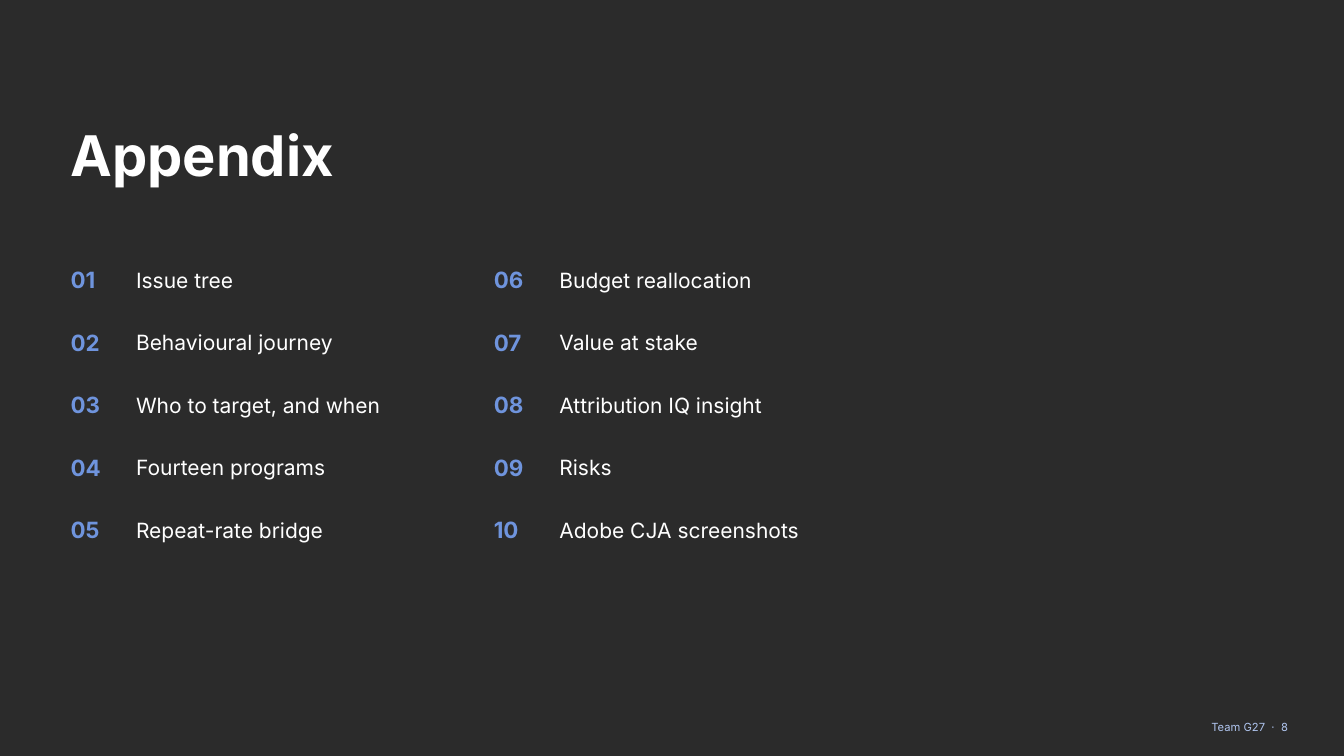
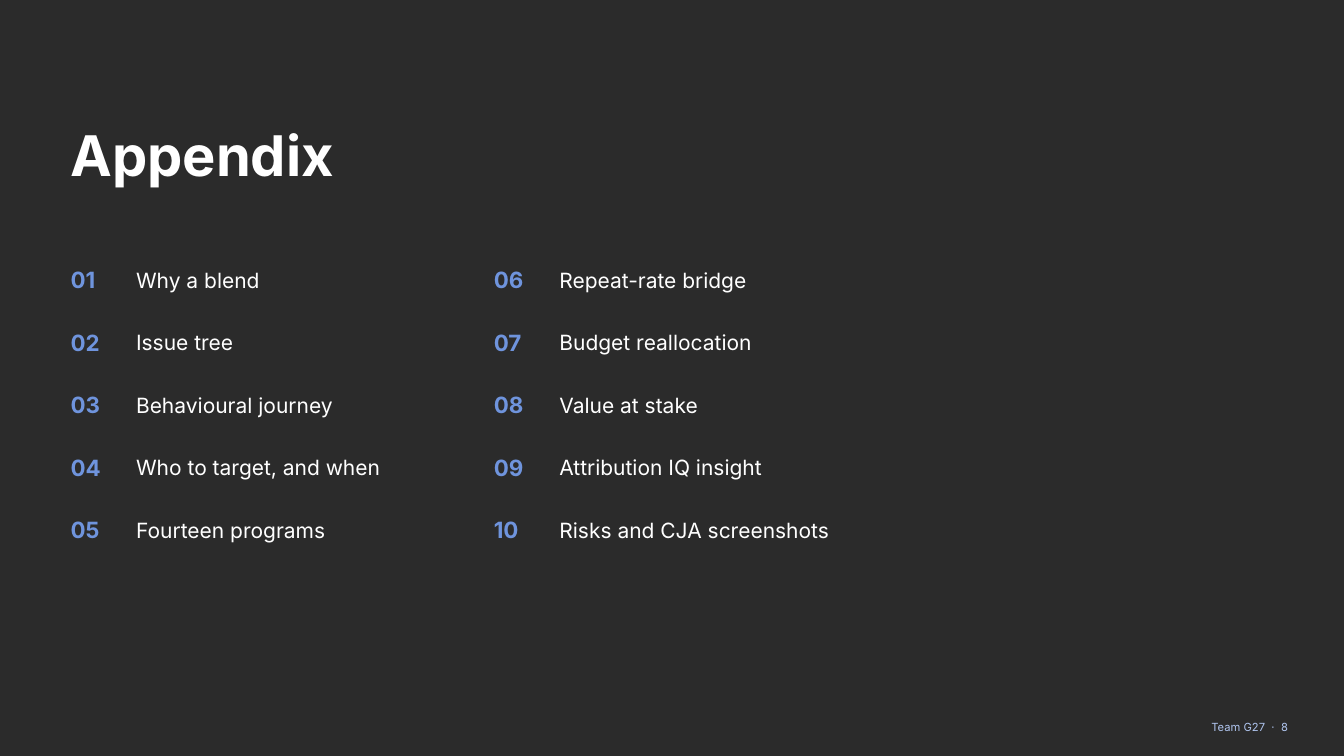
Before and after one commit to ANNYM25/Quince, a slide deck: slide 8 of deck/Team G27.pptx. Drawn at 1344x756 pixels with LibreOffice and Linux fonts; fonts in the diff are those of the drawing; background and template pictures are left out; a plain dark background stands for a picture behind light text. Boxes give left, top, right and bottom in pixels: in the first picture for what was removed or moved away, otherwise in the second. Text is boxed around its words. In the diff, an @@ line names an element or a change of style, - is before the commit and + after.

```diff
--- a/deck/Team G27.pptx
+++ b/deck/Team G27.pptx
@@ text "Repeat-rate bridge": place and size @@
-text "Repeat-rate bridge" at (136, 522, 323, 543)
+text "Repeat-rate bridge" at (559, 272, 746, 293)
@@ text added at (136, 272, 259, 293), 15 pt, text #FFFFFF @@
+Why a blend
@@ 4 texts: place and size @@
-4 texts at (136, 272, 762, 418)
+4 texts at (136, 334, 762, 480)
@@ text removed at (559, 459, 611, 476) @@
-Risks
@@ 3 texts: place and size @@
-3 texts at (136, 334, 698, 480)
+3 texts at (136, 397, 698, 543)
@@ text at (559, 522, 829, 539): text changed @@
-Adobe CJA screenshots
+Risks and CJA screenshots
```
Also in this commit, not shown: 19 other slides changed, 2 slides added, 1 slide removed, 1 other file.
